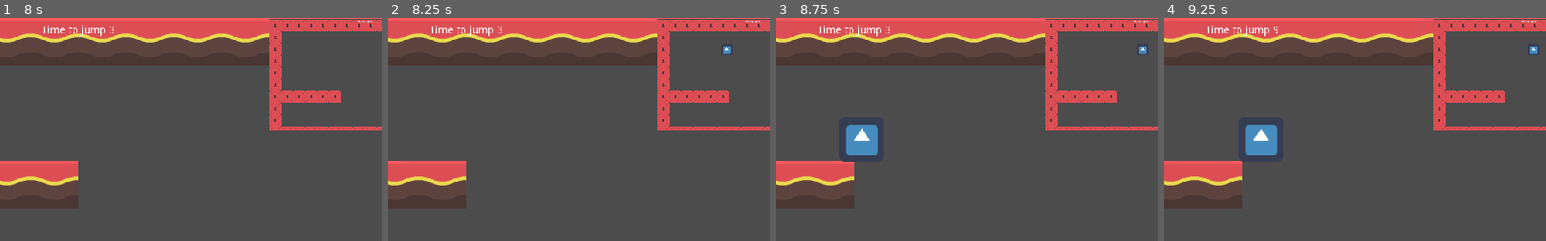
Above: before the commit, frames 1-4 (left to right).
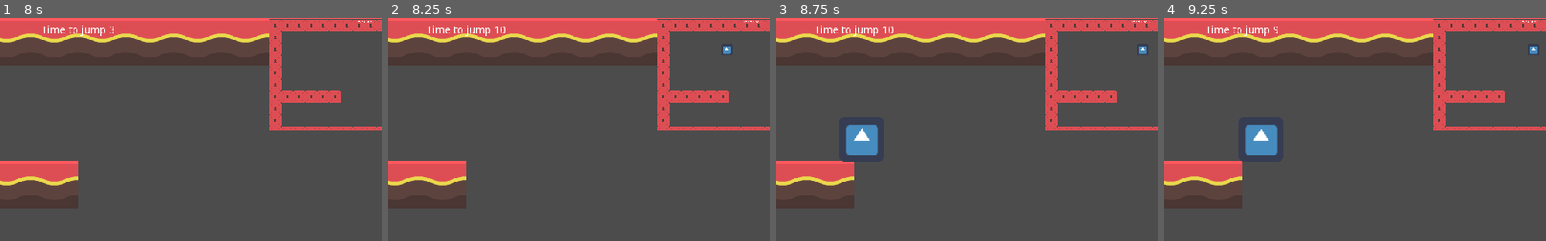
Above: after the commit, the same moments.

Repository: DanCorder/LudumDare51
Game: Godot game, scene res://Menu.tscn
Same seed, same stepped clock (60 frames per second), same inputs: the game is played once before the commit and once after it. The engine's default icon, where the game draws it, is replaced by a stand-in: a white triangle on a blue panel in a dark square. Sound files missing from this copy of the repository are replaced by a short silence.
Inputs:
- Up to frame 1 (8 s): click "Start" at 0.5 s; tap Enter at 1.25 s; hold D (move_right) 1.28-2.03 s; tap Space (jump) at 1.52, 2.27, 3.77, 4.52, 5.27, 6.5, 6.77, 7.52 s; hold S (move_down) 2.03-2.78 s; hold D (move_right) 2.78-4.28 s; hold A (move_left) 4.28-5.78 s; hold S (move_down) 5.78-6.53 s; hold D (move_right) from 6.53 s (still down)
- Up to frame 2 (8.25 s): keep holding D (move_right)
- Up to frame 3 (8.75 s): keep holding D (move_right); tap Space (jump) at 8.27 s
- Up to frame 4 (9.25 s): release D (move_right) at 8.78 s; hold S (move_down) from 8.78 s (still down)
The pictures show only the part of the screen within x 40-90%, y 0-50%; the shares and areas given below are measured in that part.

Frame 1 is identical in both runs. In frame 2, 0.3% of the frame differs, in the area x 10-98%, y 1-9%; in frame 3, 0.3%; in frame 4, nothing differs.

Commit message:
Fix gui timer not reseting to 10s

Diff:
--- a/fullmap.gd
+++ b/fullmap.gd
@@ -15,6 +15,7 @@
 	secondsOnCurrentLevel = 0
 
 	$LevelSwitchTimer.start()
+	$CanvasLayer/Gui._ready()
 	$Level/Player/Ghost.global_position.y += mapOffset
 	get_parent().get_child(0).make_current()
 
